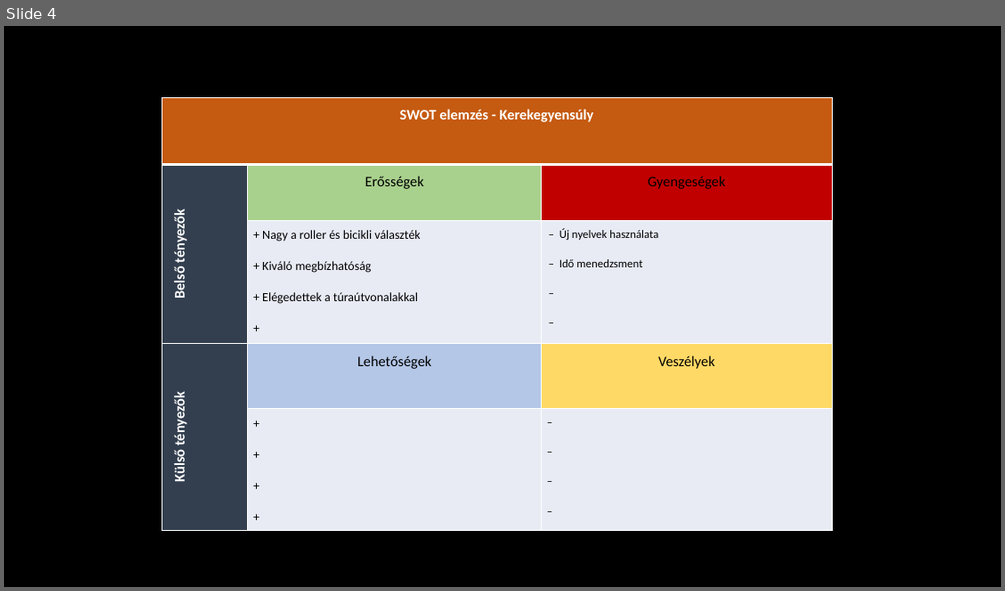
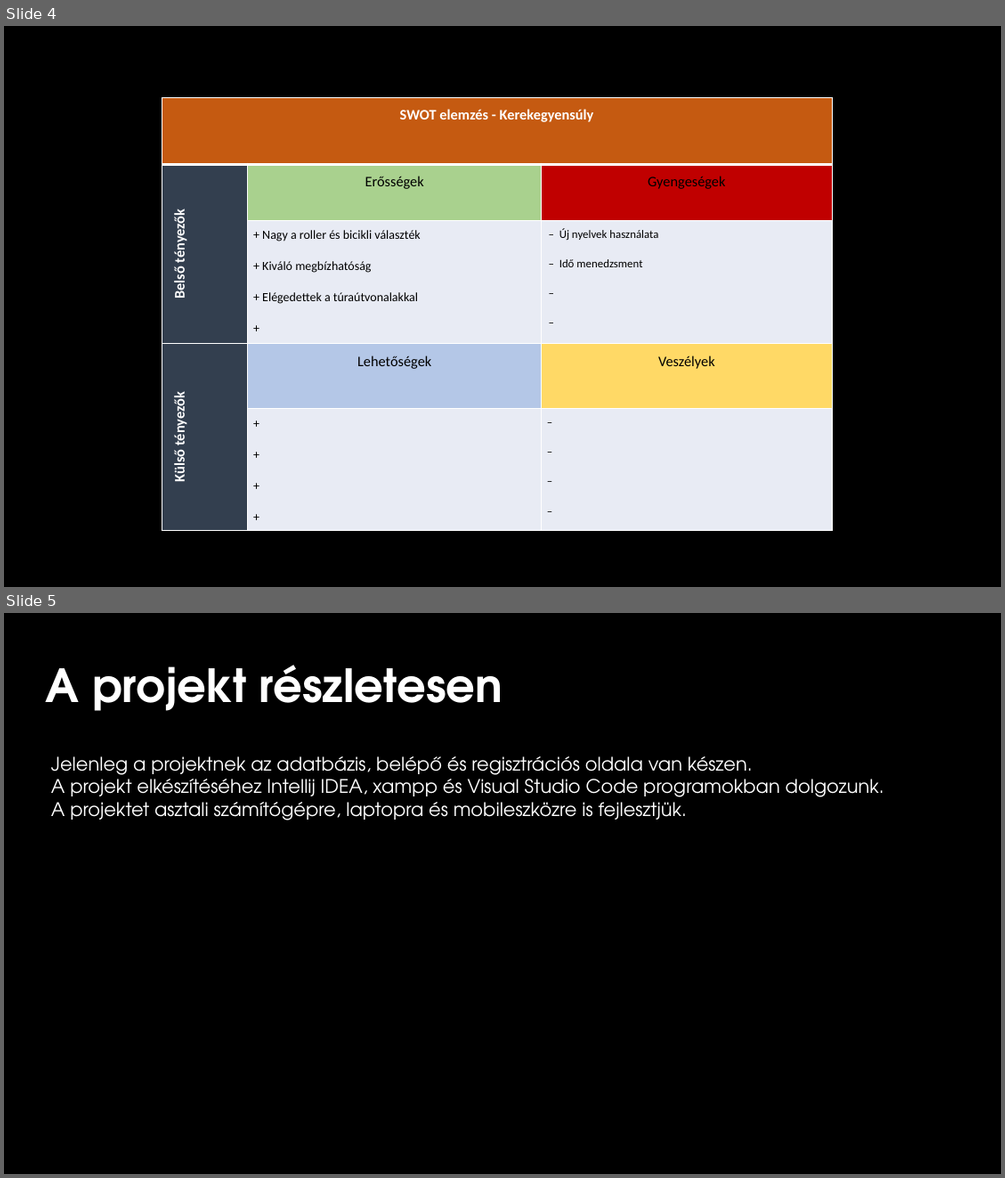
Before and after one commit to fricos/Project, a slide deck: ppt/Kerekegyensúly.pptx. Shown one above the other, each under a label of ours: slide 4 before the commit, slides 4 and 5 after it. The pictures are 1005x591 and 1005x1178 pixels, drawn with LibreOffice and Linux fonts; fonts in the diff are those of the drawing; background and template pictures are left out. Boxes give left, top, right and bottom in pixels: in the first picture for what was removed or moved away, otherwise in the second. Text is boxed around its words. In the diff, an @@ line names an element or a change of style, - is before the commit and + after.

```diff
--- a/ppt/Kerekegyensúly.pptx
+++ b/ppt/Kerekegyensúly.pptx
@@ slide 5 added at <box>4,613,1001,1174</box>, background picture (left out) @@
@@ text added at <box>46,665,503,711</box>, 44 pt, text #FFFFFF, bold @@
+A projekt részletesen
@@ text added at <box>51,756,884,820</box>, 18 pt, text #FFFFFF @@
+Jelenleg a projektnek az adatbázis, belépő és regisztrációs oldala van készen.
+A projekt elkészítéséhez Intellij IDEA, xampp és Visual Studio Code programokban dolgozunk.
+A projektet asztali számítógépre, laptopra és mobileszközre is fejlesztjük.
```
Also in this commit, not shown: 3 other slides added.
